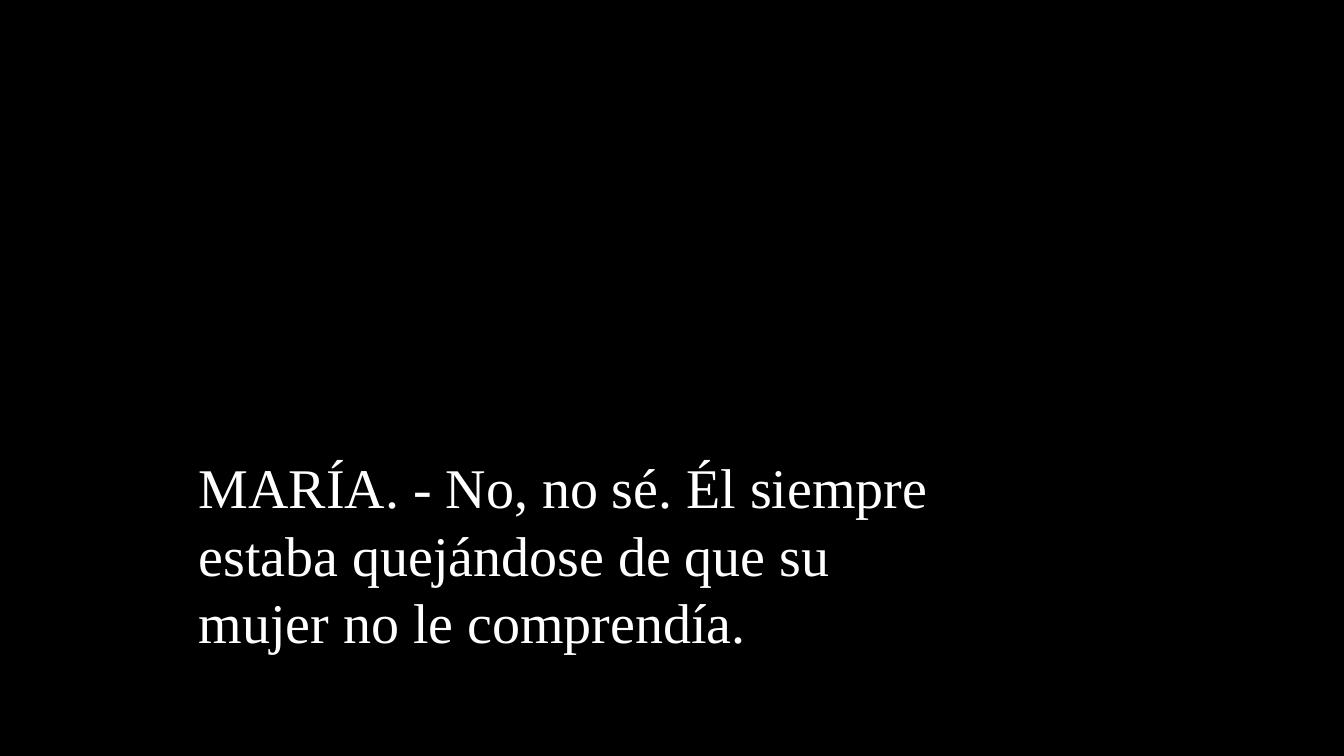
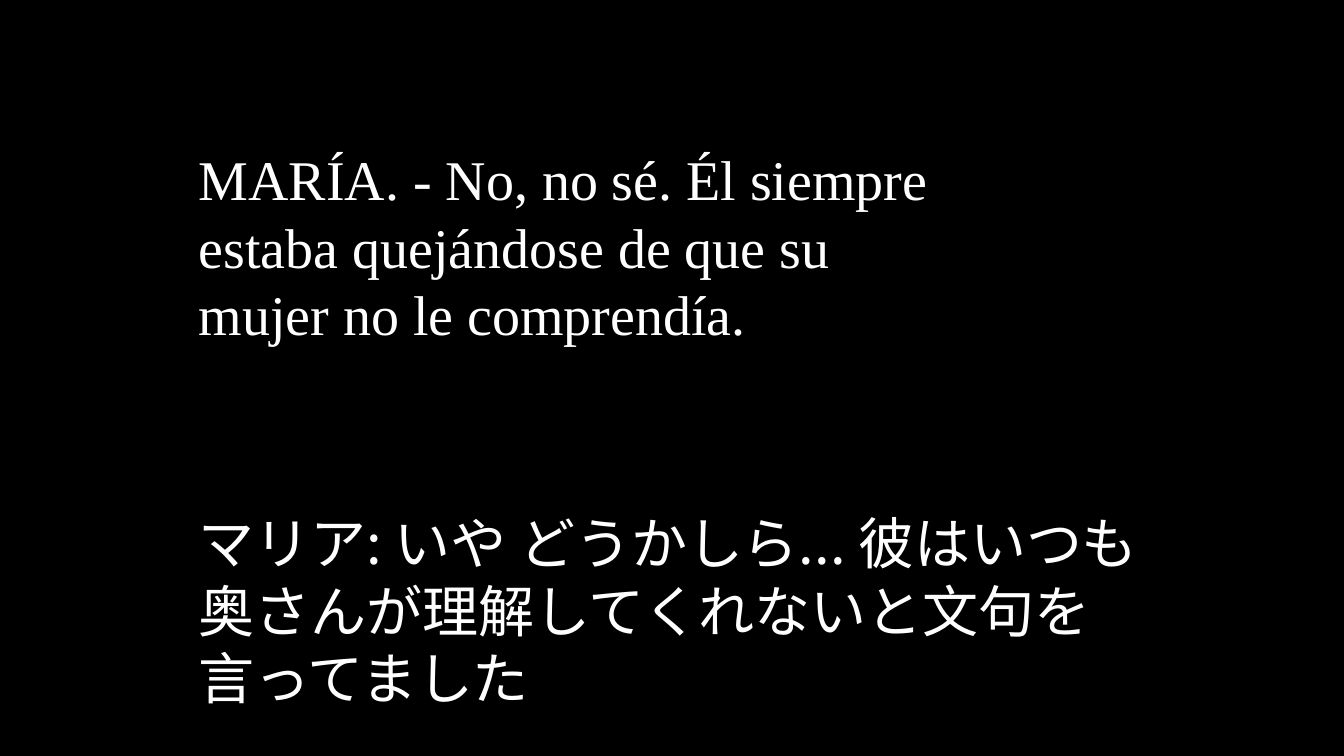
Before and after one commit to oulcggc/lang-drama-caption, a slide deck: slide 140 of complete-cap.pptx. Drawn at 1344x756 pixels with LibreOffice and Linux fonts; fonts in the diff are those of the drawing. Boxes give left, top, right and bottom in pixels: in the first picture for what was removed or moved away, otherwise in the second. Text is boxed around its words. In the diff, an @@ line names an element or a change of style, - is before the commit and + after.

```diff
--- a/complete-cap.pptx
+++ b/complete-cap.pptx
@@ text "MARÍA. - No, no sé. ...": place and size @@
-text "MARÍA. - No, no sé. ..." at [199,465,927,653]
+text "MARÍA. - No, no sé. ..." at [199,157,927,345]
@@ text added at [199,517,1138,704], 40 pt, text #FFFFFF @@
+マリア: いや どうかしら... 彼はいつも奥さんが理解してくれないと文句を言ってました
```
Also in this commit, not shown: 147 other slides changed, 12 slides added, 12 slides removed, 3 other files.
